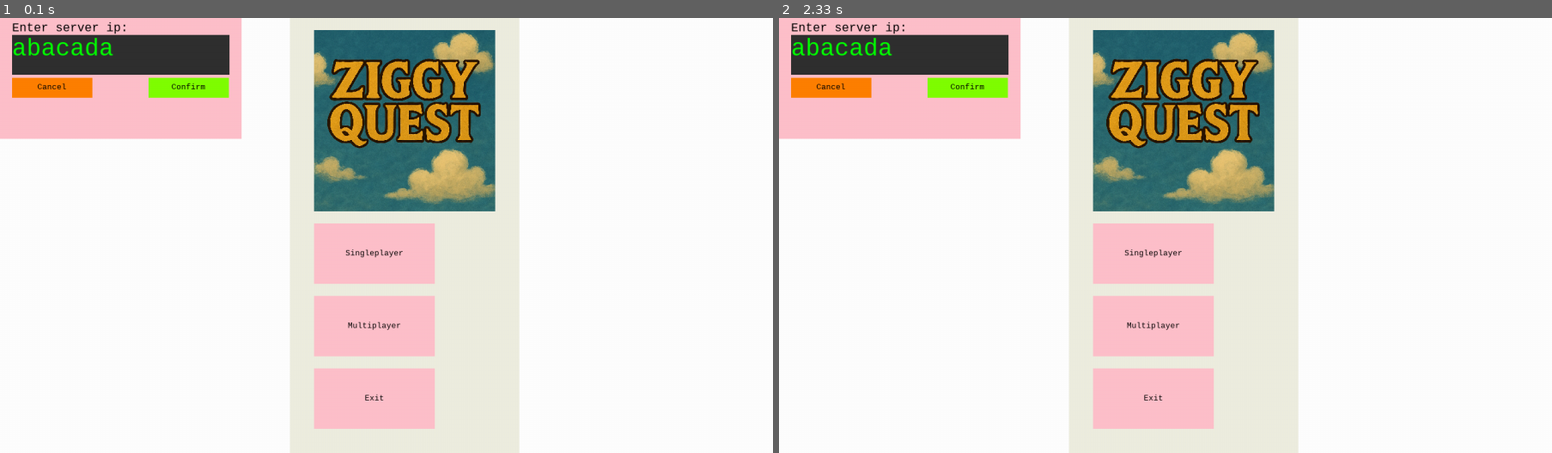
Above: before the commit, frames 1-2 (left to right).
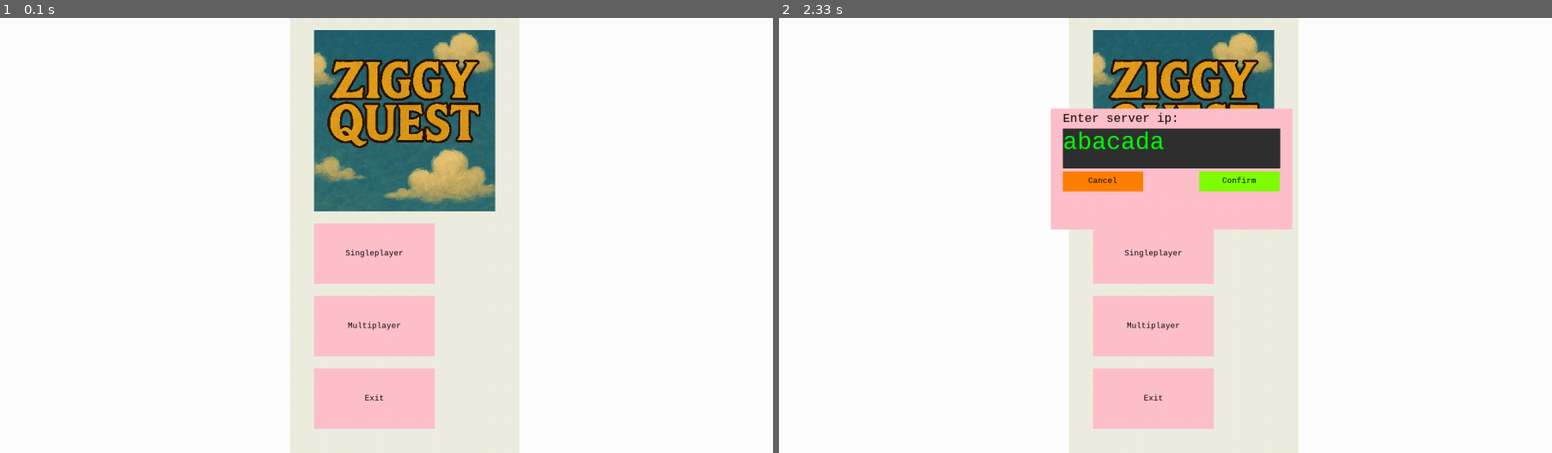
Above: after the commit, the same moments.

Repository: Tysek64/ziggyquest
Game: pygame game, started from src/GUIMain.py
Two runs of this game, one before a commit and one after it. Both use one fixed random seed, a clock stepped at 60 frames per second and the inputs below.
Inputs (mouse positions are in pixels of both pictures, inside the frame that each line leads up to):
- Up to frame 1 (0.1 s): no input
- Up to frame 2 (2.33 s): click (1242, 331) at 0.9 s; tap Enter at 1.67 s; click (1126, 348) at 2.07 s

The runs differ from the first frame. In frame 1, 8.7% of the frame differs, in the area x 0-32%, y 0-28%; in frame 2, 17%, in the area x 0-67%, y 0-49%.

Commit message:
Working listeners

Diff:
--- a/src/GUI/drawables/ResizableInputPopup.py
+++ b/src/GUI/drawables/ResizableInputPopup.py
@@ -24,20 +24,25 @@
         self.__button_size = (self.position.width / 3, self.position.height / 6) # wybrane dowolnie, zeby ladnie wygladalo
         self.__text_field_size = (self.position.width - 2 * self.__left_margin, self.position.height / 3)
 
-        text_pos = (self.position.topleft[0] + self.__left_margin, self.position.topleft[1] + self.__top_margin)
+        text_pos = (self.position.left + self.__left_margin, self.position.top + self.__top_margin)
         self.text = ResizableTextDrawable(text_pos, text, text_color, parent_surface, size=self.__font_size // 2)
 
-        input_pos = (self.position.bottomleft[0] + self.__left_margin, self.text.get_rect().bottomleft[1] + self.__top_margin)
-        self.input = EditableTextField(pygame.Rect(input_pos, self.__text_field_size), parent_surface, font_size=self.__font_size)
+        # Start stacking from below the text
+        input_y = text_pos[1] + self.text.render.get_height() + self.__top_margin
+        input_pos = (self.position.left + self.__left_margin, input_y)
+        self.input = EditableTextField(pygame.Rect(input_pos, self.__text_field_size), parent_surface,
+                                       font_size=self.__font_size)
 
-        cancel_pos = (self.position.bottomleft[0] + self.__left_margin, self.input.get_rect().bottomleft[1] + self.__top_margin)
+        # Below input
+        button_y = input_pos[1] + self.__text_field_size[1] + self.__top_margin
+        cancel_pos = (self.position.left + self.__left_margin, button_y)
         self.cancel_button = ResizableButton(pygame.Rect(cancel_pos, self.__button_size), 'Cancel',
                                              pygame.Color(255, 128, 0), on_cancel, parent_surface)
 
-        accept_pos = (
-            self.position.bottomright[0] - self.__left_margin - self.__button_size[0], self.input.get_rect().bottomleft[1] + self.__top_margin)
+        accept_pos = (self.position.right - self.__left_margin - self.__button_size[0], button_y)
         self.accept_button = ResizableButton(pygame.Rect(accept_pos, self.__button_size), 'Confirm',
                                              pygame.Color(128, 255, 0), on_accept, parent_surface)
+
 
         self._rendered_objects = [self.input, self.accept_button, self.cancel_button]
         self.points = [self.input.position.topleft, self.accept_button.position.topleft, self.cancel_button.position.topleft]
--- a/src/GUIMain.py
+++ b/src/GUIMain.py
@@ -4,6 +4,7 @@
 from src.GUI.WindowManager import WindowManager
 import pygame
 
+from src.GUI.drawables.Drawable import Drawable
 from src.GUI.drawables.EditableTextField import EditableTextField
 from src.GUI.drawables.ResizableButton import ResizableButton
 from src.GUI.drawables.ResizableImageDrawable import ResizableImageDrawable
@@ -15,8 +16,10 @@
 
 def change_to_battle(manager: WindowManager, server):
     manager.close()
+    pygame.quit()
+    pygame.init()
     if server is not None:
-        subprocess.run([sys.executable, "-m", "src.main", "--server", server])
+        subprocess.run([sys.executable, "-m", "src.main", server])
     else:
         subprocess.run([sys.executable, "-m", "src.main", "-n", "0.0.0.0"])
 
@@ -33,7 +36,13 @@
 
 
     parent_surface = pygame.display.get_surface()
-    render_objects = [
+
+    input_popup = ResizableInputPopup(pygame.Rect(450, 150, 400, 200), 'Enter server ip:', pygame.Color('pink'),
+                                      lambda: print('cancelled'), lambda: print('accepted'), parent_surface), {}
+    input_popup[0].cancel_button.on_click = lambda: renderer.render_objects.pop()
+    input_popup[0].accept_button.on_click = lambda: change_to_battle(menu, input_popup[0].input.rendered_text.message)
+
+    render_objects: list[tuple[Drawable, dict]] = [
         (VerticalDrawable(position=pygame.Rect(480, 0, 400, parent_surface.get_height()),
                           color=pygame.Color('ivory2'), parent_surface=parent_surface,
                           contents=[
@@ -42,18 +51,13 @@
                               ResizableButton(pygame.Rect(0, 0, 200, 100), 'Singleplayer', pygame.Color('pink'),
                                               (lambda: change_to_battle(menu, None)), parent_surface),
                               ResizableButton(pygame.Rect(0, 0, 200, 100), 'Multiplayer', pygame.Color('pink'),
-                                              (lambda: True), parent_surface),
+                                              (lambda: renderer.render_objects.append(input_popup)), parent_surface),
                               ResizableButton(pygame.Rect(0, 0, 200, 100), 'Exit', pygame.Color('pink'),
                                               (lambda: menu.close()), parent_surface),
                           ], row_width=1, scale_to_content=True), {}),
 
     ]
 
-    input_popup = ResizableInputPopup(pygame.Rect(0, 0, 400, 200), 'Enter server ip:', pygame.Color('pink'),
-                             lambda: print('cancelled'), lambda: print('accepted'), parent_surface), {}
-    input_popup[0].cancel_button.on_click = lambda: renderer.render_objects.pop()
-    input_popup[0].accept_button.on_click = lambda: change_to_battle(menu, input_popup[0].input.rendered_text.message)
-    render_objects.append(input_popup)
 
     for renderer in renderers:
         for render_object in render_objects:
--- a/src/main.py
+++ b/src/main.py
@@ -80,7 +80,7 @@
     thread = threading.Thread(target=run, daemon=True)
     thread.start()
 
-    manager.run_battle()
+    manager.run()
 
     manager.close()
     sys.exit()
@@ -100,7 +100,7 @@
     thread = threading.Thread(target=run, daemon=True)
     thread.start()
 
-    manager.run_battle()
+    manager.run()
 
     manager.close()
     sys.exit()
